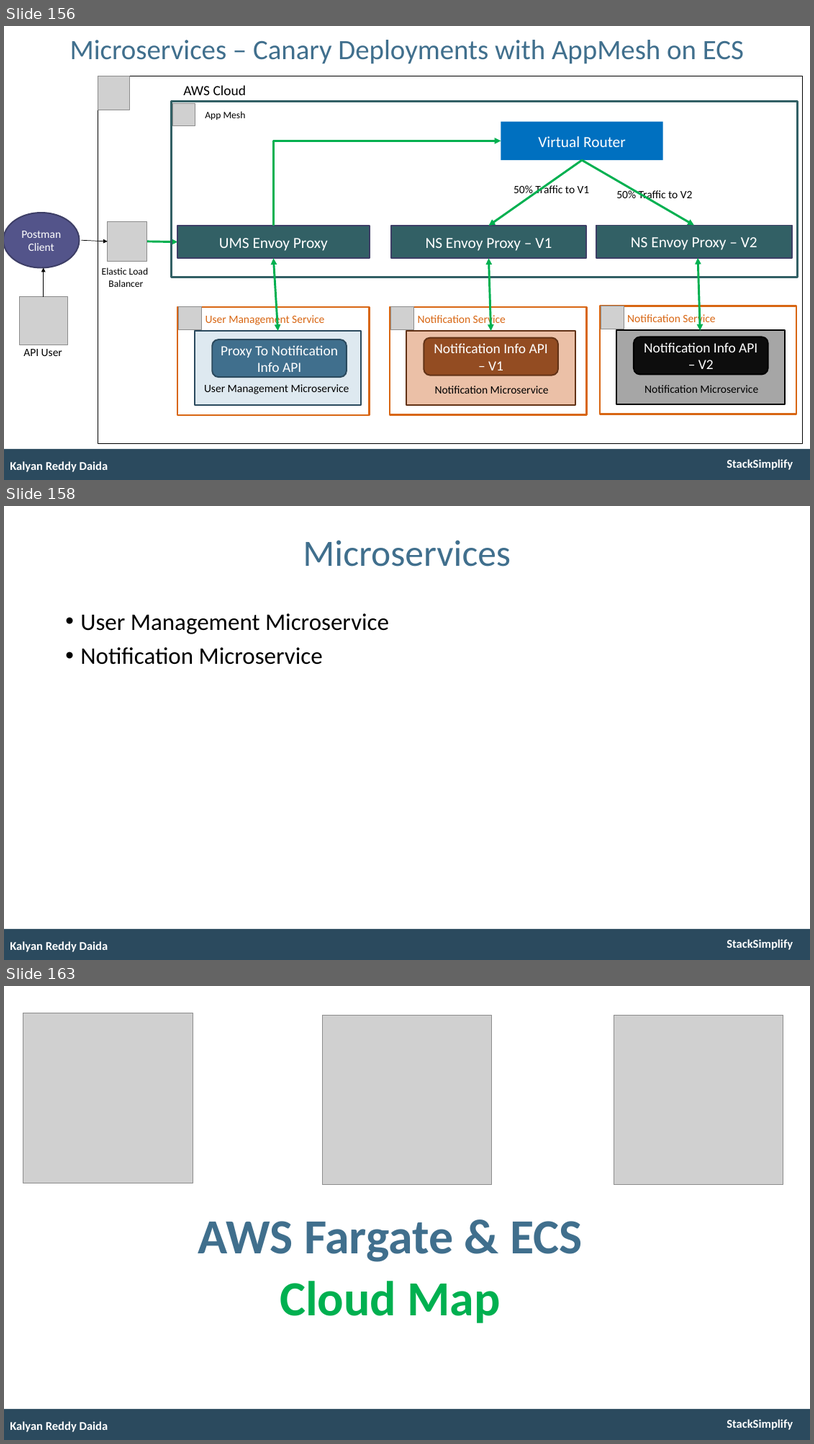
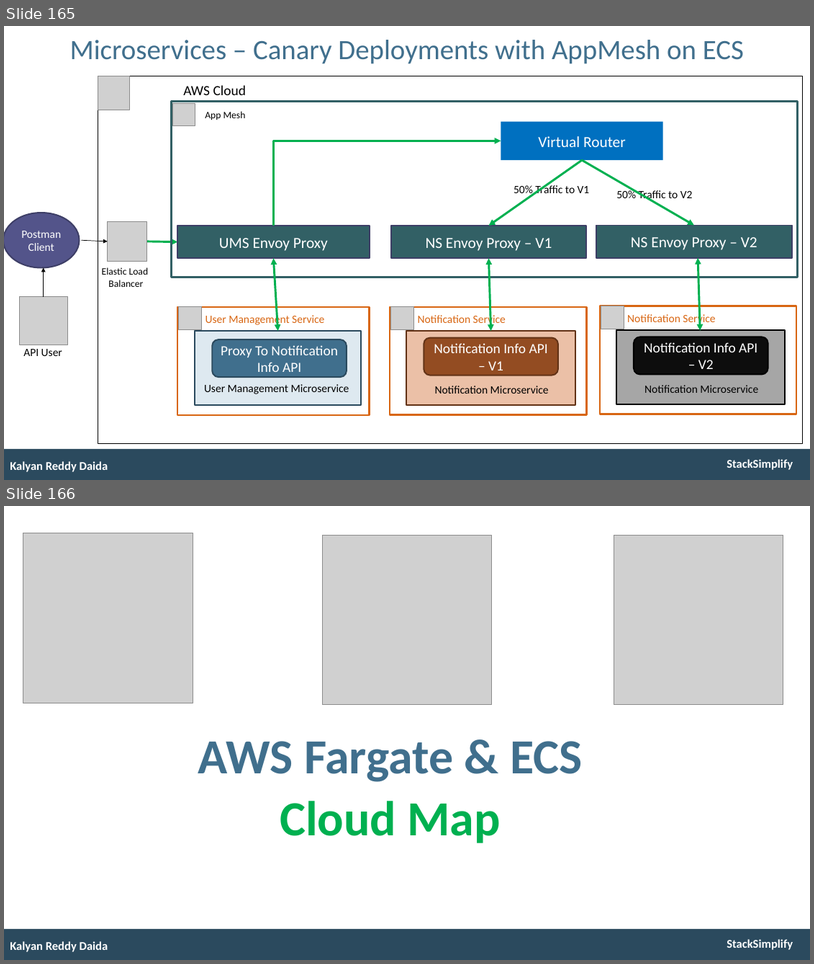
Before and after one commit to talvionyx/aws-eks-kubernetes-masterclass, a slide deck: presentation/AWS-Fargate-and-EKS-Masterclass.pptx. Shown one above the other, each under a label of ours: slides 156, 158 and 163 before the commit, slides 165 and 166 after it; the slides between them are not shown. The pictures are 814x1444 and 814x964 pixels, drawn with LibreOffice and Linux fonts; fonts in the diff are those of the drawing; grey boxes stand for pictures. Boxes give left, top, right and bottom in pixels: in the first picture for what was removed or moved away, otherwise in the second. Text is boxed around its words. In the diff, an @@ line names an element or a change of style, - is before the commit and + after.

```diff
--- a/presentation/AWS-Fargate-and-EKS-Masterclass.pptx
+++ b/presentation/AWS-Fargate-and-EKS-Masterclass.pptx
@@ slide 158 removed at [4,506,810,960], background #FFFFFF; not listed: 2 template elements that a slide beside it also shows @@
@@ title removed at [303,540,511,566] @@
-Microservices
@@ text removed at [80,613,389,664] @@
-• User Management Microservice
-• Notification Microservice
@@ text removed at [10,941,108,952] @@
-Kalyan Reddy Daida
@@ what was slide 156 is now slide 165 @@
@@ what was slide 163 is now slide 166 @@
```
Also in this commit, not shown: 2 slides changed, 9 slides added, 5 other slides removed, 11 other files.
